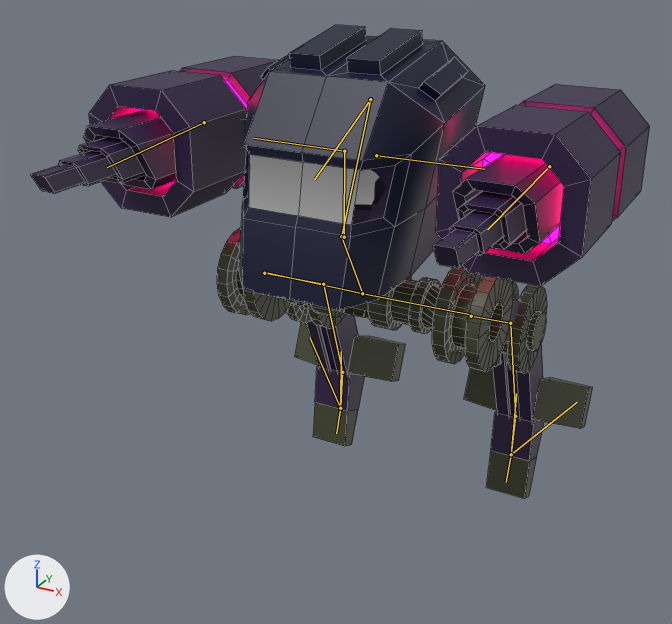
Two versions of the Blender file Assets/Models/mech2.blend, one commit apart.
Camera for both pictures: a 50 mm lens placed at (4.76, -9.25, 7.34), pointed at (-0.22, -0.2, 2.81). Arrows for +X, +Y and +Z are at lower left; the lights stay in place. The bones that bend it are drawn over the model as lines. Mesh edges are drawn as thin lines.
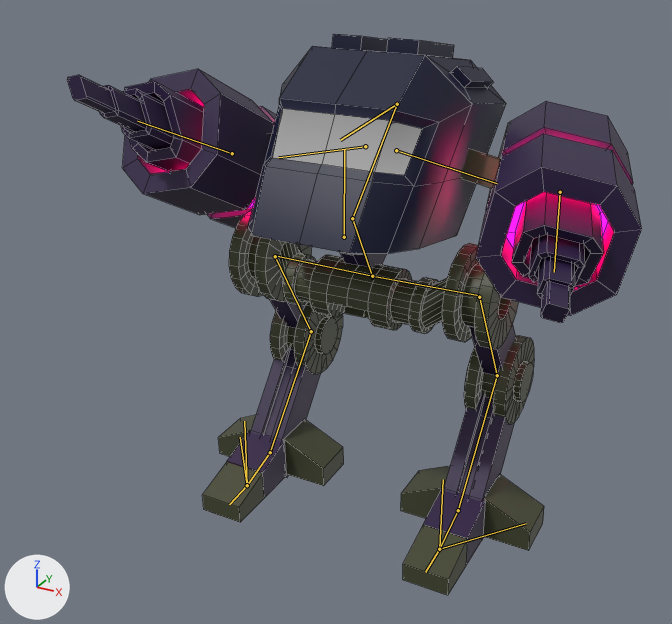
The newer file adds an action. The first version stands in its rest pose; the second is drawn at frame 19 of the action 'Alert'.

What differs and where, as boxes [x1, y1, x2, y2] in the pictures (672 x 624 px):
'Icosphere.002', posed (7% narrower, 18% taller): before [31, 25, 650, 499]; after [67, 34, 642, 595]
bone 'spine', root to tip: before (363, 294) to (341, 236); after (372, 277) to (352, 218)
bone 'spine.001', root to tip: before (341, 236) to (370, 99); after (352, 218) to (397, 104)
bone 'shoulder.L', root to tip: before (376, 155) to (484, 169); after (396, 150) to (497, 183)
bone 'upper_arm.L', root to tip: before (549, 166) to (487, 229); after (560, 192) to (554, 272)
bone 'shoulder.R', root to tip: before (344, 151) to (253, 138); after (365, 146) to (278, 157)
bone 'upper_arm.R', root to tip: before (204, 122) to (107, 167); after (232, 153) to (137, 121)
bone 'foot.target.L', root to tip: before (511, 454) to (516, 393); after (439, 549) to (443, 479)
bone 'foot.target.R', root to tip: before (340, 408) to (341, 351); after (247, 485) to (244, 421)

Edits to the bpy script that builds the scene:
```text
Change bone_spine:
    where bone_spine = bpy.data.objects['metarig'].pose.bones['spine']
    bone_spine.location: (0.0, 0.0, 0.0) -> (0.0, -0.005, -0.093)
Change bone_spine_001:
    where bone_spine_001 = bpy.data.objects['metarig'].pose.bones['spine.001']  # child of 'spine'
    bone_spine_001.rotation_quaternion: (1.0, 0.0, 0.0, 0.0) -> (0.985, -0.171, 0.0, 0.0)  # degrees (0, 0, 0) -> degrees (-20, 0, 0)
Change bone_shoulder_l:
    where bone_shoulder_l = bpy.data.objects['metarig'].pose.bones['shoulder.L']  # child of 'spine.001'
    bone_shoulder_l.rotation_euler: (0.0, 0.0, 0.0) -> (-0.157, 0.0, 0.0524)  # degrees (0, 0, 0) -> degrees (-9, 0, 3)
Change bone_upper_arm_l:
    where bone_upper_arm_l = bpy.data.objects['metarig'].pose.bones['upper_arm.L']  # child of 'shoulder.L'
    bone_upper_arm_l.rotation_quaternion: (1.0, 0.0, 0.0, 0.0) -> (0.972, -0.161, -0.007, -0.17)  # degrees (0, 0, 0) -> degrees (-18, -4, -19)
Change bone_shoulder_r:
    where bone_shoulder_r = bpy.data.objects['metarig'].pose.bones['shoulder.R']  # child of 'spine.001'
    bone_shoulder_r.rotation_euler: (0.0, 0.0, 0.0) -> (-0.209, -0.0175, -0.0524)  # degrees (0, 0, 0) -> degrees (-12, -1, -3)
Change bone_upper_arm_r:
    where bone_upper_arm_r = bpy.data.objects['metarig'].pose.bones['upper_arm.R']  # child of 'shoulder.R'
    bone_upper_arm_r.rotation_quaternion: (1.0, 0.0, 0.0, 0.0) -> (0.997, 0.004, 0.01, -0.079)  # degrees (0, 0, 0) -> degrees (0, 1, -9)
Change bone_foot_target_l:
    where bone_foot_target_l = bpy.data.objects['metarig'].pose.bones['foot.target.L']
    bone_foot_target_l.location: (0.0, 0.0, 0.0) -> (0.002, 0.045, 0.839)
Change bone_foot_target_r:
    where bone_foot_target_r = bpy.data.objects['metarig'].pose.bones['foot.target.R']
    bone_foot_target_r.location: (0.0, 0.0, 0.0) -> (0.008, 0.045, 0.839)
```
